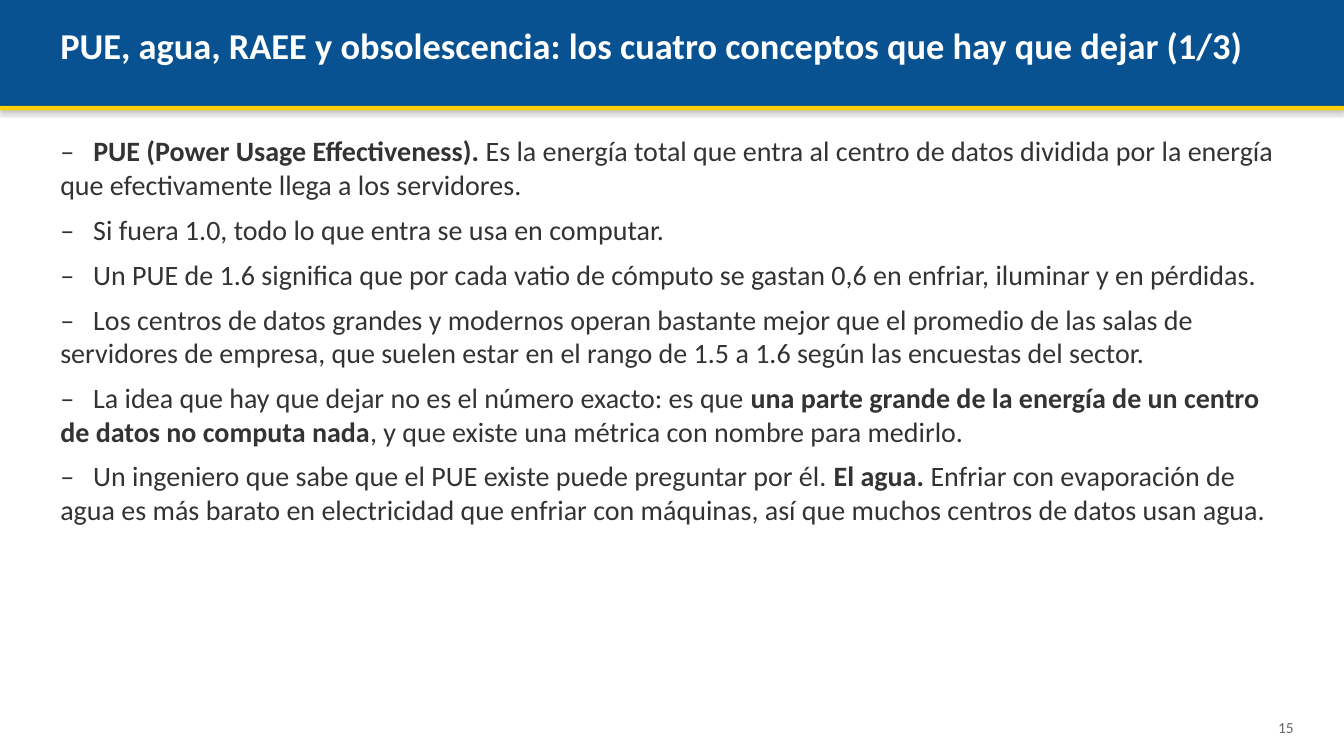
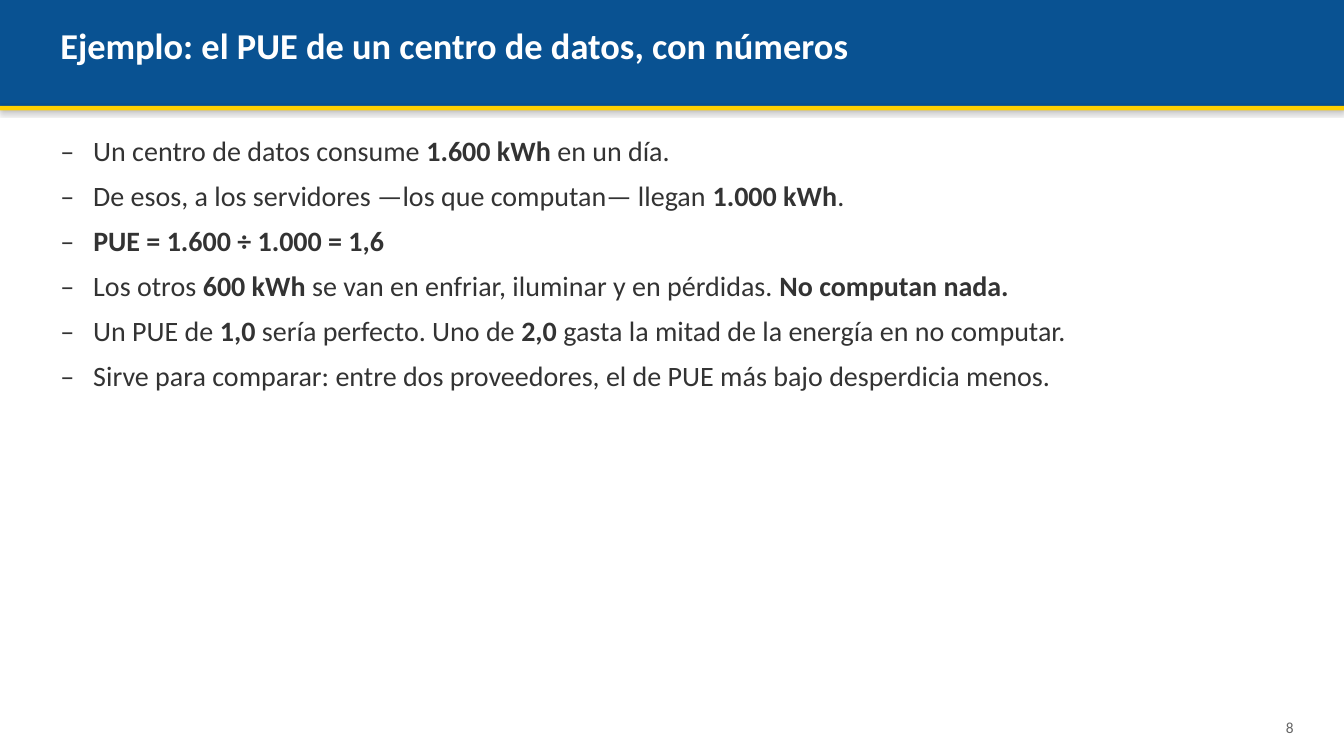
Before and after one commit to AndresDFX/UNIAJ, a slide deck: slide 8 of Introduccion a la Ingenieria/Clases/Clase 5 - El rol del ingeniero en el contexto ambiental/Presentacion.pptx (slide 15 before the commit). Drawn at 1344x756 pixels with LibreOffice and Linux fonts; fonts in the diff are those of the drawing. Boxes give left, top, right and bottom in pixels: in the first picture for what was removed or moved away, otherwise in the second. Text is boxed around its words. In the diff, an @@ line names an element or a change of style, - is before the commit and + after.

```diff
--- a/Introduccion a la Ingenieria/Clases/Clase 5 - El rol del ingeniero en el contexto ambiental/Presentacion.pptx
+++ b/Introduccion a la Ingenieria/Clases/Clase 5 - El rol del ingeniero en el contexto ambiental/Presentacion.pptx
@@ text at (x1=60, y1=33, x2=848, y2=65): text changed @@
-PUE, agua, RAEE y obsolescencia: los cuatro conceptos que hay que dejar (1/3)
+Ejemplo: el PUE de un centro de datos, con números
@@ text at (x1=93, y1=141, x2=1066, y2=391): text changed @@
-– PUE (Power Usage Effectiveness). Es la energía total que entra al centro de datos dividida por la energía que efectivamente llega a los servidores.
-– Si fuera 1.0, todo lo que entra se usa en computar.
-– Un PUE de 1.6 significa que por cada vatio de cómputo se gastan 0,6 en enfriar, iluminar y en pérdidas.
-– Los centros de datos grandes y modernos operan bastante mejor que el promedio de las salas de servidores de empresa, que suelen estar en el rango de 1.5 a 1.6 según las encuestas del sector.
-– La idea que hay que dejar no es el número exacto: es que una parte grande de la energía de un centro de datos no computa nada, y que existe una métrica con nombre para medirlo.
-– Un ingeniero que sabe que el PUE existe puede preguntar por él. El agua. Enfriar con evaporación de agua es más barato en electricidad que enfriar con máquinas, así que muchos centros de datos usan agua.
+– Un centro de datos consume 1.600 kWh en un día.
+– De esos, a los servidores —los que computan— llegan 1.000 kWh.
+– PUE = 1.600 ÷ 1.000 = 1,6
+– Los otros 600 kWh se van en enfriar, iluminar y en pérdidas. No computan nada.
+– Un PUE de 1,0 sería perfecto. Uno de 2,0 gasta la mitad de la energía en no computar.
+– Sirve para comparar: entre dos proveedores, el de PUE más bajo desperdicia menos.
@@ text at (x1=1286, y1=722, x2=1294, y2=733): text changed @@
-15
+8
```
Also in this commit, not shown: 8 other slides changed, 3 slides added, 12 slides removed, 51 other files.
